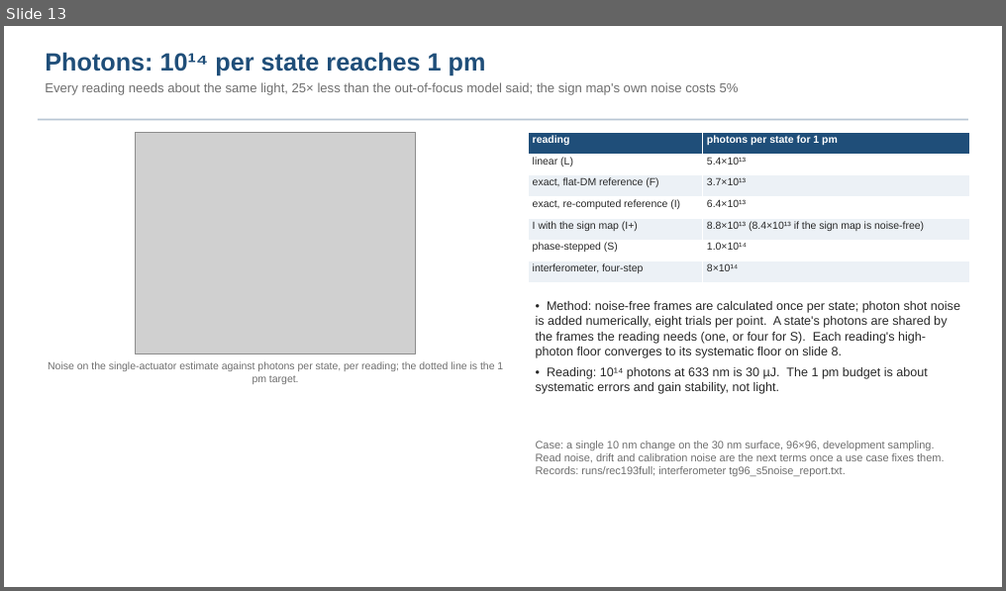
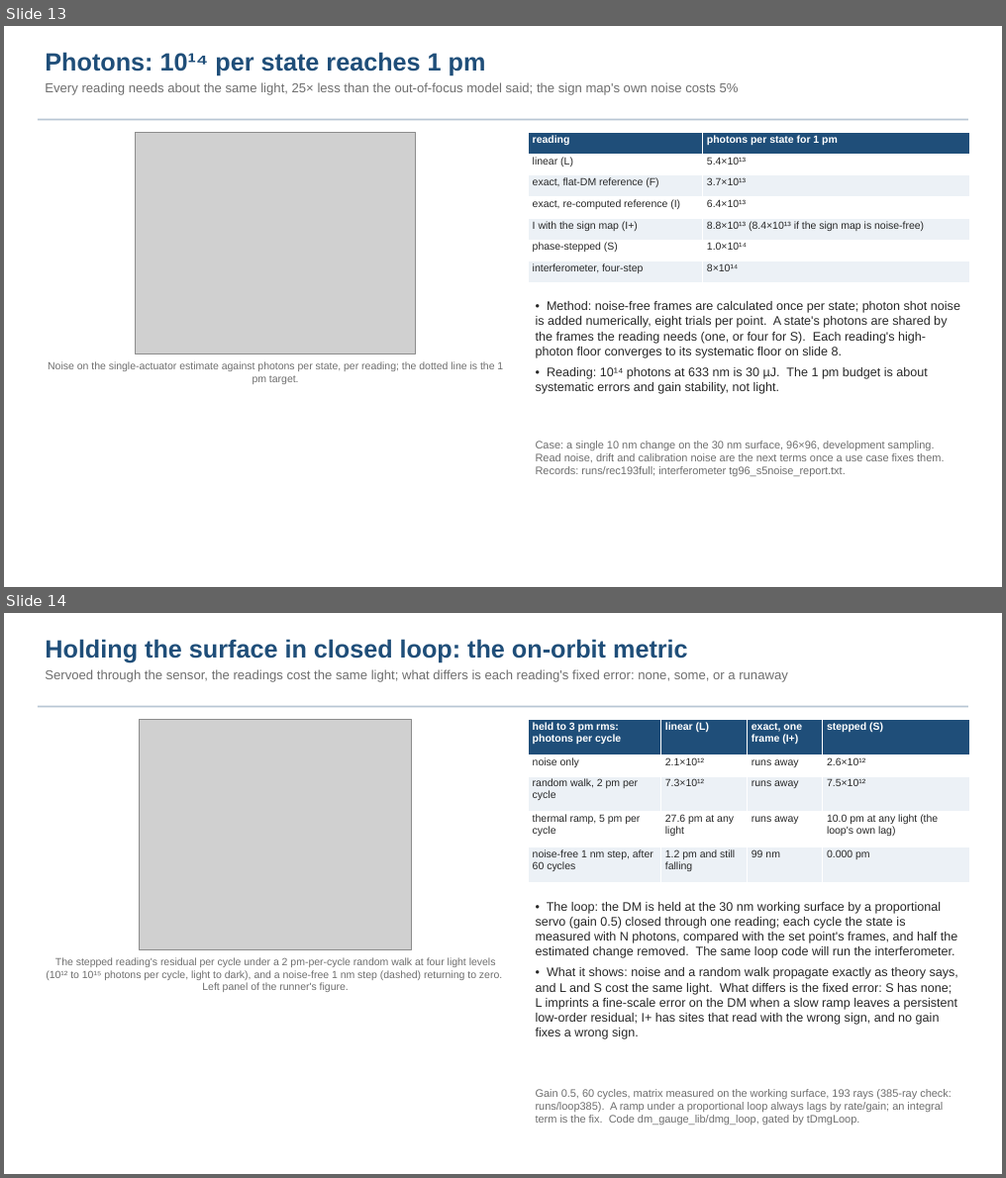
Before and after one commit to nasa-jpl/macos, a slide deck: demo_session/deck_zwfs.pptx. Shown one above the other, each under a label of ours: slide 13 before the commit, slides 13 and 14 after it. The pictures are 1006x591 and 1006x1178 pixels, drawn with LibreOffice and Linux fonts; fonts in the diff are those of the drawing; grey boxes stand for pictures. Boxes give left, top, right and bottom in pixels: in the first picture for what was removed or moved away, otherwise in the second. Text is boxed around its words. In the diff, an @@ line names an element or a change of style, - is before the commit and + after.

```diff
--- a/demo_session/deck_zwfs.pptx
+++ b/demo_session/deck_zwfs.pptx
@@ slide 14 added at (4, 613, 1002, 1174), background #FFFFFF @@
@@ text added at (45, 639, 788, 682), 12.5 pt, text #6E6E6E @@
+Holding the surface in closed loop: the on-orbit metric
+Servoed through the sensor, the readings cost the same light; what differs is each reading's fixed error: none, some, or a runaway
@@ rectangle added at (38, 706, 968, 707), fill #B8C6D4 @@
@@ picture added at (140, 719, 411, 951) @@
@@ table added at (528, 719, 969, 883), 5 rows, 4 columns @@
+held to 3 pm rms: photons per cycle | linear (L) | exact, one frame (I+) | stepped (S)
+noise only | 2.1×10¹² | runs away | 2.6×10¹²
+random walk, 2 pm per cycle | 7.3×10¹² | runs away | 7.5×10¹²
+thermal ramp, 5 pm per cycle | 27.6 pm at any light | runs away | 10.0 pm at any light (the loop's own lag)
+noise-free 1 nm step, after 60 cycles | 1.2 pm and still falling | 99 nm | 0.000 pm
@@ text added at (536, 902, 958, 1040), 12 pt, text #282828 @@
+• The loop: the DM is held at the 30 nm working surface by a proportional servo (gain 0.5) closed through one reading; each cycle the state is measured with N photons, compared with the set point's frames, and half the estimated change removed. The same loop code will run the interferometer.
+• What it shows: noise and a random walk propagate exactly as theory says, and L and S cost the same light. What differs is the fixed error: S has none; L imprints a fine-scale error on the DM when a slow ramp leaves a persistent low-order residual; I+ has sites that read with the wrong sign, and no gain fixes a wrong sign.
@@ text added at (46, 958, 502, 992), 10 pt, text #6E6E6E @@
+The stepped reading's residual per cycle under a 2 pm-per-cycle random walk at four light levels (10¹² to 10¹⁵ photons per cycle, light to dark), and a noise-free 1 nm step (dashed) returning to zero. Left panel of the runner's figure.
@@ text added at (536, 1089, 951, 1125), 10.5 pt, text #6E6E6E @@
+Gain 0.5, 60 cycles, matrix measured on the working surface, 193 rays (385-ray check: runs/loop385). A ramp under a proportional loop always lags by rate/gain; an integral term is the fix. Code dm_gauge_lib/dmg_loop, gated by tDmgLoop.
```
Also in this commit, not shown: 2 slides changed, 6 other files.
